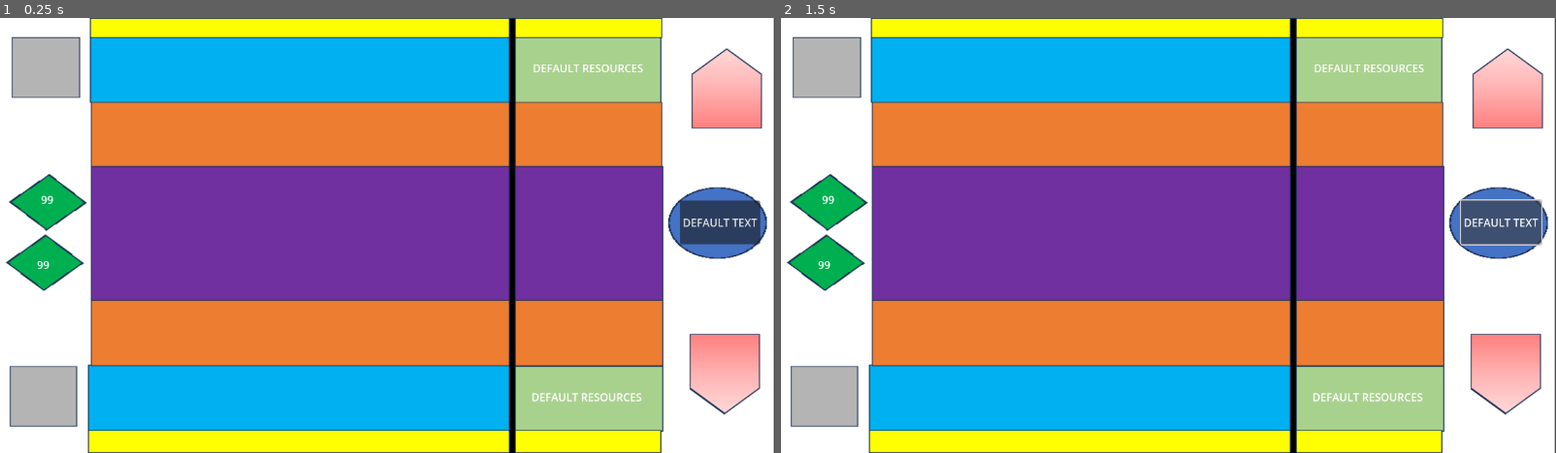
Above: before the commit, frames 1-2 (left to right).
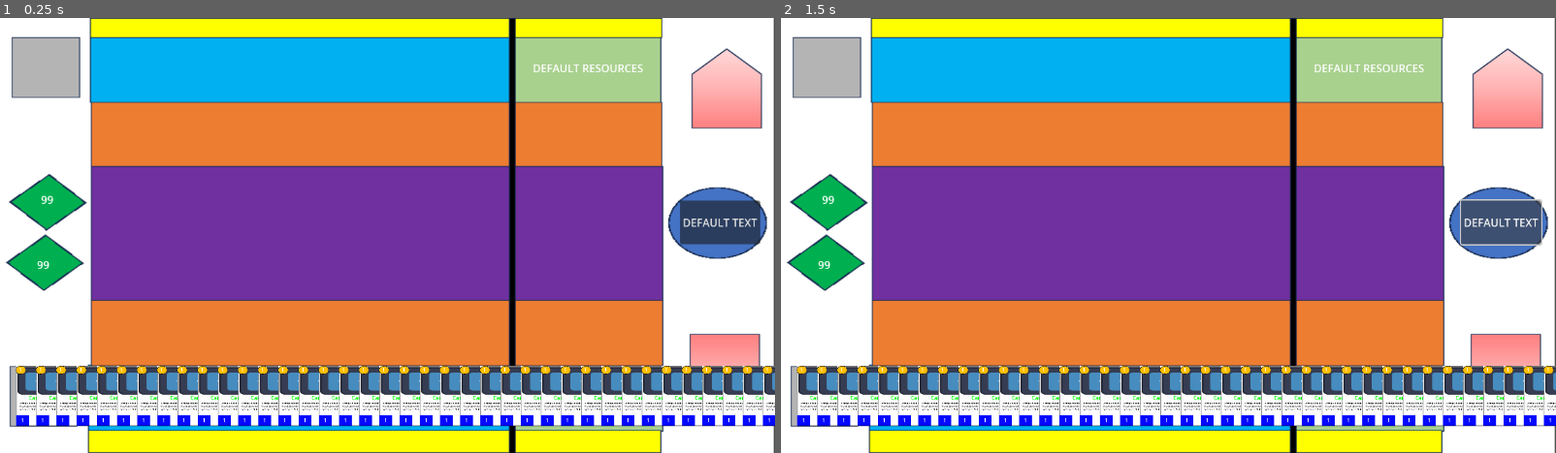
Above: after the commit, the same moments.

Repository: conhop30/Gemheart-2.0
Game: Godot game, scene res://Screens/Game/game.tscn
Same seed, same stepped clock (60 frames per second), same inputs: the game is played once before the commit and once after it. The engine's default icon, where the game draws it, is replaced by a stand-in: a white triangle on a blue panel in a dark square.
Inputs:
- Up to frame 1 (0.25 s): no input
- Up to frame 2 (1.5 s): click "DEFAULT TEXT" at 0.5 s; click "DEFAULT TEXT" at 1.25 s

The runs differ from the first frame. In frame 1, 13% of the frame differs, in the area x 2-100%, y 79-94%; in frame 2, 13%.
Error before the commit: Invalid call. Nonexistent function 'append' in base 'String'. (res://Screens/Game/game.gd:9)
Error after the commit: Parse Error: Function "get_global_mouse_position()" not found in base self. (res://Shared/card.gd:77)

Commit message:
Added cards to deck
Trying to add drag functionality on cards.

Diff:
--- a/Screens/Game/game.gd
+++ b/Screens/Game/game.gd
@@ -1,12 +1,22 @@
 extends Node
 
-var deck = "res://Shared/card.gd"
-var card = preload("res://Shared/card.tscn")
+@onready var deck_load = load("res://Shared/deck.tscn")
+@onready var deck = deck_load.instantiate()
+@onready var card_load = load("res://Shared/card.tscn")
 
 # Called when the node enters the scene tree for the first time.
 func _ready() -> void:
-	for card in range(0, 60, 1):
-		deck.append(card)
+	# TODO: This should load in a deck, not create one
+	add_child(deck)
+	var start_position = Vector2(64, 563)
+	var offset = Vector2(30, 0)
+
+	# Populate cards for South Player
+	for cards in range(0, 60, 1):
+		var card = card_load.instantiate()
+		deck.add_card(card)
+		card.position = start_position + offset * cards
+		get_tree().root.add_child.call_deferred(card)
 
 # Called every frame. 'delta' is the elapsed time since the previous frame.
 func _process(delta: float) -> void:
--- a/Screens/Game/game.tscn
+++ b/Screens/Game/game.tscn
@@ -53,30 +53,10 @@
 horizontal_alignment = 1
 vertical_alignment = 1
 
-[node name="DeckNorth" type="Container" parent="Board"]
-layout_mode = 1
-anchors_preset = -1
-anchor_left = 0.018
-anchor_top = 0.049
-anchor_right = 0.101
-anchor_bottom = 0.176
-offset_left = -20.772
-offset_top = -31.85
-offset_right = -116.554
-offset_bottom = -114.4
+[node name="DeckNorth" type="Node2D" parent="Board"]
 script = ExtResource("3_30u8r")
 
-[node name="DeckSouth" type="Container" parent="Board"]
-layout_mode = 1
-anchors_preset = -1
-anchor_left = 0.019
-anchor_top = 0.805
-anchor_right = 0.096
-anchor_bottom = 0.932
-offset_left = -21.926
-offset_top = -523.25
-offset_right = -110.784
-offset_bottom = -605.8
+[node name="DeckSouth" type="Node2D" parent="Board"]
 script = ExtResource("3_30u8r")
 
 [node name="ActionButton" type="Button" parent="Board"]
@@ -150,6 +130,7 @@
 
 [node name="RampEcoNorth" type="Area2D" parent="Board"]
 position = Vector2(1076, 177)
+metadata/_edit_group_ = true
 
 [node name="RampEcoNorthCollision" type="CollisionShape2D" parent="Board/RampEcoNorth"]
 position = Vector2(1, -5.5)
--- a/Shared/card.gd
+++ b/Shared/card.gd
@@ -21,6 +21,9 @@
 var _source   = Sources.Sources.NONE
 var _effect   # Effect
 var _art      # Generated in _ready()
+
+var dragging = false      # Draggin section
+var offset = Vector2.ZERO
 
 """ METHODS """
 ##########################
@@ -48,9 +51,10 @@
 # TODO - QUESTION: Would this act as a constructor?
 func _ready() -> void:
 	# Generate the art
-	_art = $Art
-	var _art_load = load("res://Assets/filler.jpg").get_data()
-	_art.create_from_image(_art_load)
+	#_art = $Art
+	#var _art_load = load("res://Assets/filler.jpg").get_data()
+	#_art.create_from_image(_art_load)
+	pass
 
 # Called every frame. 'delta' is the elapsed time since the previous frame.
 # TODO - QUESTION: Use this for drawing effects?
@@ -65,6 +69,20 @@
 		_health = 0
 		return true
 
+# Dragging a card
+func _input(event):
+	if event is InputEventMouseButton:
+		if event.button_index == MOUSE_BUTTON_LEFT:
+			if event.pressed:
+				var global_mouse_position = get_global_mouse_position()
+				if (global_mouse_position - global_position).length <= texture.get_size().length() / 2:
+					dragging = true
+					offset = global_position - global_mouse_position
+				else:
+					dragging = false
+	elif event is InputEventMouseMotion and dragging:
+		global_position = get_global_mouse_position() + offset
+
 # The card hits something
 func strike():
 	pass
--- a/Shared/card.tscn
+++ b/Shared/card.tscn
@@ -6,7 +6,8 @@
 [ext_resource type="Texture2D" uid="uid://dfuqp38ykcox2" path="res://Assets/circle.png" id="3_g3wp0"]
 
 [node name="Card" type="Sprite2D"]
-position = Vector2(628, 240)
+top_level = true
+position = Vector2(64, 563)
 scale = Vector2(0.16125, 0.179308)
 texture = ExtResource("1_h4xa8")
 script = ExtResource("2_kux7b")
--- a/Shared/deck.gd
+++ b/Shared/deck.gd
@@ -3,9 +3,9 @@
 	Container for cards with interactive elements.
 """
 
-extends Node
+extends Node2D
 
-var card = preload("res://Shared/card.tscn")
+@onready var card_load = load("res://Shared/card.tscn")
 
 """ ATTRIBUTES """
 var deck = []
@@ -18,10 +18,14 @@
 	return deck
 
 func generate_deck():
-	for card in range(0, 60, 1):
-		deck.append(card)
-	# TESTING: DELETE ME
-	print("We added card #" + str(card))
+	for cards in range(0, 60, 1):
+		var card = card_load.instantiate()
+		get_tree().root.add_child.call_deferred(card)
+		# TESTING: DELETE ME
+		print("We added card #" + str(card))
+
+func add_card(card):
+	deck.append(card)
 
 # Called when the node enters the scene tree for the first time.
 func _ready() -> void:
--- /dev/null
+++ b/Shared/deck.tscn
@@ -0,0 +1,6 @@
+[gd_scene load_steps=2 format=3 uid="uid://d2hefikjx2b5n"]
+
+[ext_resource type="Script" path="res://Shared/deck.gd" id="1_rtofs"]
+
+[node name="Deck" type="Node2D"]
+script = ExtResource("1_rtofs")
